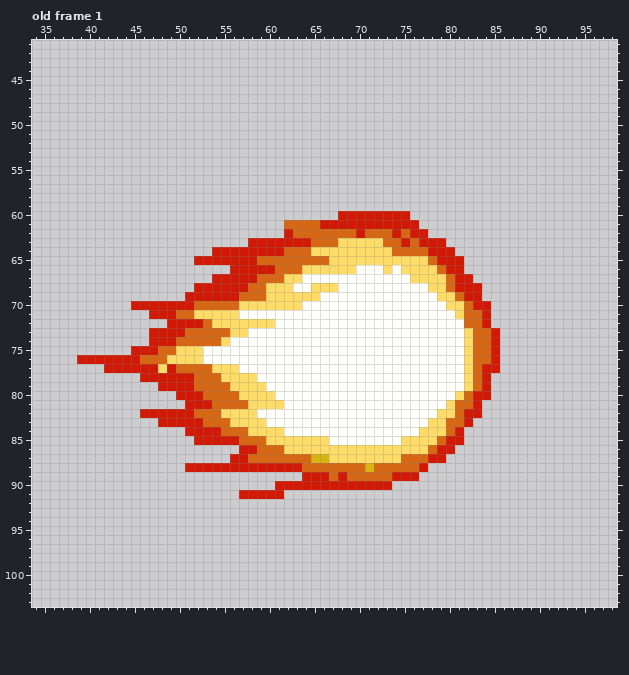
Pixel-art file -- Demo2/Art Src/BossArt/ZhuRong/fireball-flying.aseprite. The first picture shows the starting point.
144x144 pixels, 5 frames. Shown: old frame 1: x 34..98, y 41..103. The commit also changed other frames, which this record leaves out.
Once edited:
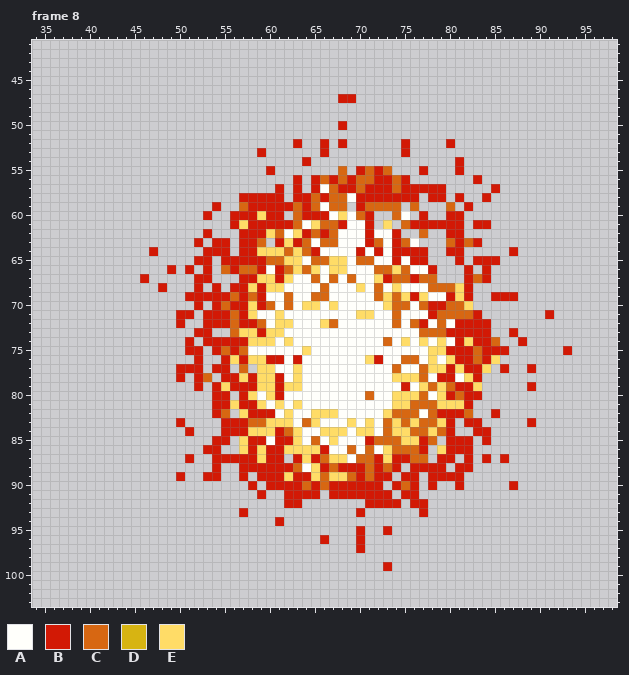
Palette (. is transparent): A #fffffb  B #d21905  C #d76712  D #d7b412  E #ffdc67
A new or re-ordered frame is compared with the old frame closest to it.
Changes in this commit:
frames 5 -> 16
Changed rows in their new state; - is an unchanged pixel.
Frame 8 is new; against old frame 1:
first column x 39:
 47 -----------------------------BB------------------------
 50 -----------------------------B-------------------------
 52 ------------------------B--B-B------B----B-------------
 53 --------------------B------B--------B------------------
 54 -------------------------B----------------B------------
 55 ---------------------B-------C-BCBC---B---B------------
 56 ------------------------B-BCBCBCCBBCB-------B----------
 57 ----------------------B-B-BACBBCBBBCBBBBB-----B--------
 58 ------------------BBBBB-BBCBCCABBBBBBB-BB-B--B---------
 59 ---------------B--CBBBBBCBCACC-BCCCC-C---C-B-----------
 60 --------------B--BBBEBB-CBBBAEAC-..CA-B--BB------------
 61 -----------------BEBBBBB-AECC-AA-.E.C-BBBBB-BB---------
 62 --------------B---BBBECAEB-B-AAABAA-..C--BB------------
 63 -------------B-BB-B-C.-E-CA--AAABCABCA...CBCB----------
 64 --------B-----B--.--EEE-E-BAAAABABABBBB..-B-----B------
 65 ---------------.----B--EEA----ACCAABABB...--BBB--------
 66 ----------B-B-B-C-CC-AB-EC-A--A--CCECAAB...B-B---------
 67 -------B-----BB...--EEB-A-C-C-C--EBCCBCC...-CB---------
 68 ---------B----.-.--EB--A--ACA--E-C-E---CC-E-.----------
 69 -----------------CB-BAACAACC-----CECEBE-ABE-.-BBB------
 70 ------.......B.B-BB-BCACAEE-E-----ECC-CBBCCE..---------
 71 --------...BB.BBBCBE--E--------EE--C---BCCC-B.------B--
 72 ----------.-..BBBCBBCAEE---EC------C-CB-C-BBB----------
 73 --------.....BB..C-EBEE---------------CCCBBBBB.-B------
 74 --------....B.BBBBBEEE-E----------C-E-E-E-B-BBC--B-----
 75 ------......BB.BCBC------E-------------EEBBB-B-B------B
 76 .............B..BEBEEBB-B-------EB--CC-E-EBB-BE--------
 77 ---........BBB.BB.C.EE--E----------C--CEEBEBBE.B--B----
 78 -------....-.B-.BB-BEEB-E----------EEEC-BB--B.---------
 79 ---------....B.BEBBB-EBEE-----------B-ECECBBE.----B----
 80 -----------....BB.B-A-B---------C--EEEC-EBCB-.---------
 81 ------------...BBEBB-A--E----------EECCCE-EB.----------
 82 -------........BC.-BBB-E--EEE-----ECCC-CBBBC.-B--------
 83 ---------..-....BBBCCEEE-CE---E-E-CECECC-B.-B-----B----
 84 -------------...BBB---BCE--EEE-EE-CEECC-CB.-BB---------
 85 -------------..--.EBBABB-ACAE---BCCC--BC.--B-B---------
 86 --------------BB--E-EBB----BAACACA-CCCB.E-BB-----------
 87 ------------B--BB--BEBB.BEBC--ACCB-BB--.-B-B-B-B-------
 88 ------------...-..------CAEB-BBBCB-B.B-BB-BB-----------
 89 -----------B--BB--B-BBBEB-ECEE-B-BB.---BBBB------------
 90 -------------------B-B---C-C------.BCB-B--B-----B------
 91 ------------------..-..BBBB-BBBBBBB-BB-----------------
 92 -----------------------BB-------BBBB-BB----------------
 93 ------------------B------------B------B----------------
 94 ----------------------B--------------------------------
 95 -------------------------------B--B--------------------
 96 ---------------------------B---B-----------------------
 97 -------------------------------B-----------------------
 99 ----------------------------------B--------------------
Where, in picture pixels (left, top, right, bottom), the same in both pictures:
changed: (77, 94, 572, 571)
